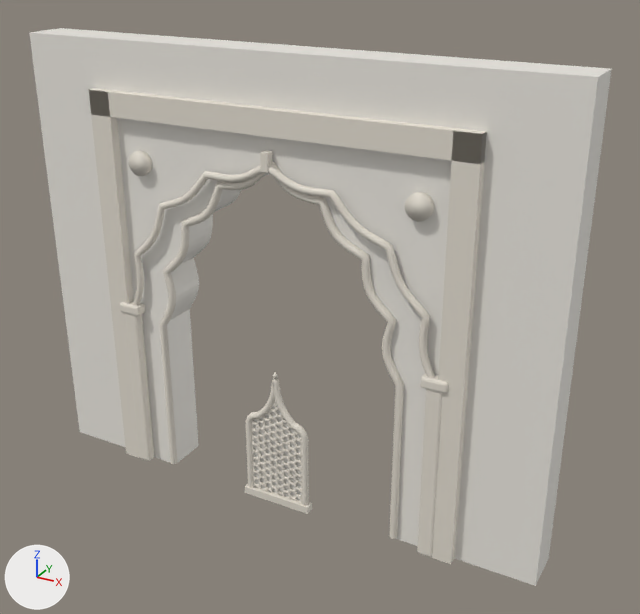
Before and after pictures for a commit that changed the glTF model assets/models/mughal.glb.
Rendered twice from a 50 mm camera at (5.24, -8.36, 7.11) aimed at (0.44, 0.36, 2.76). The lights are fixed; the arrows at lower left show +X, +Y and +Z. The picture after the commit comes second. Where no turn or scale is listed for an object, it has been applied to the vertices. Vertices at exactly the same position are counted once.

In view in the first picture: 'ArcadeArch', 'ArchEdge', 'Glow', 'JaliBars', 'JaliBorder', 'PilL', 'PilR', 'PishtaqL', 'PishtaqR', 'PishtaqTop', 'Slab' and 6 more.
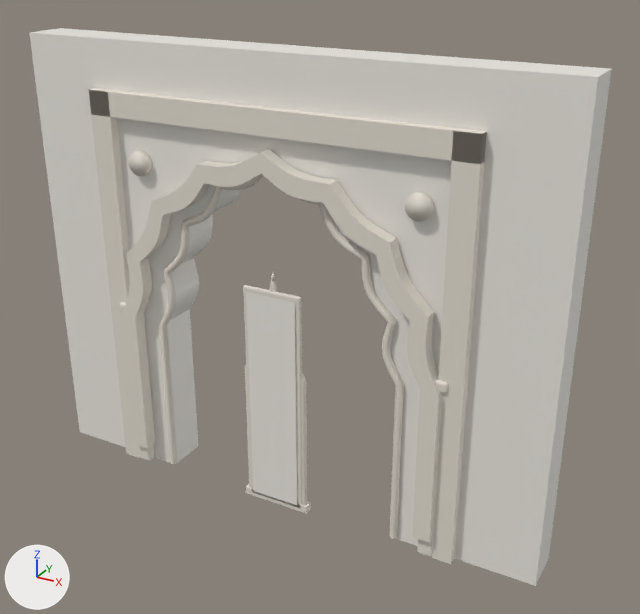
Commit message: geometry: asia-mughal 6->7/10 (cusped-arch surround + tall jali screens + pietra-dura floral panels)

Edits to the bpy script that builds the scene:
```text
Change me_glow:
    used by ob_glow; location = (0.0, 0.0, 0.0)
    remove me_glow.from_pydata(...)  # 62 vertices, 60 faces; spans x -0.4..0.4, y 0.02, z 0.04..1.75
    add me_glow.from_pydata(...)  # 62 vertices, 60 faces; spans x -0.38..0.38, y 0.02, z 0.04..3.08
    me_glow part 1: 62 of 62 vertices moved; they spanned x -0.4..0.4, y 0.02, z 0.04..1.75 and now span x -0.38..0.38, y 0.02, z 0.04..3.08; mean shift (0.0, 0.0, 0.67)
Change me_jalibars:
    used by ob_jalibars; location = (0.0, 0.0, 0.0)
    remove me_jalibars.from_pydata(...)  # 11456 vertices, 20808 faces; spans x -0.395..0.392, y -0.014..0.014, z 0.042..1.538
    add me_jalibars.from_pydata(...)  # 11464 vertices, 20808 faces; spans x -0.37..0.37, y -0.019..0.019, z 0.038..2.606
    me_jalibars part 2: 461 loose pieces with 9876 vertices, spanning x -0.395..0.392, y -0.014..0.014, z 0.042..1.538, are deleted
    me_jalibars part 3: 1404 vertices removed from x -0.387..0.384, y -0.014..0.014, z 0.073..1.215; 10828 vertices added at x -0.37..0.37, y -0.019..0.019, z 0.038..2.606
    other edits to the shape of me_jalibars do not show in these pictures
Change me_jaliborder:
    used by ob_jaliborder; location = (0.0, 0.0, 0.0)
    remove me_jaliborder.from_pydata(...)  # 650 vertices, 1296 faces; spans x -0.46..0.46, y -0.04..0.04, z 0.0..1.87
    add me_jaliborder.from_pydata(...)  # 650 vertices, 1296 faces; spans x -0.44..0.44, y -0.04..0.04, z 0.0..3.2
    me_jaliborder part 4: 650 of 650 vertices moved; they spanned x -0.46..0.46, y -0.04..0.04, z 0.0..1.87 and now span x -0.44..0.44, y -0.04..0.04, z 0.0..3.2; mean shift (0.0, 0.0, 0.88)
Add me_cube_010:
    me_cube_010.from_pydata(...)  # 56 vertices, 108 faces; spans x -0.4..0.4, y -0.06..0.0, z 0.0..3.02
    me_cube_010.materials.append(mat_trimmarble)  # white #e7e1d4
Add me_pietra:
    me_pietra.from_pydata([(-0.34, -0.08, 0.06), (0.34, -0.08, 0.06), (0.34, -0.08, 2.96), (-0.34, -0.08, 2.96)], [], [(0, 1, 2), (0, 2, 3)])
    me_pietra.materials.append(mat_marble)  # white #f0ece5
Add me_cuspband:
    me_cuspband.from_pydata(...)  # 300 vertices, 596 faces; spans x -2.24..2.24, y -0.2..-0.02, z 0.28..4.74
    me_cuspband.materials.append(mat_trimmarble)  # white #e7e1d4
Add ob_sandframe:
    ob_sandframe = bpy.data.objects.new('Sandframe', me_cube_010)
    ob_sandframe.location = (0.0, 0.0, 0.0)
Add ob_pietra:
    ob_pietra = bpy.data.objects.new('Pietra', me_pietra)
    ob_pietra.location = (0.0, 0.0, 0.0)
Add ob_cuspband:
    ob_cuspband = bpy.data.objects.new('CuspBand', me_cuspband)
    ob_cuspband.location = (0.0, 0.0, 0.0)
```

Where the change shows, as pixel boxes (x1, y1, x2, y2) in the pictures (640 x 614 px; the box of a moved part takes in the faces that stretch with it):
'CuspBand', added
    after: (122, 149, 440, 542)
'Pietra', added
    after: (246, 292, 297, 505)
'Sandframe', added
    after: (243, 285, 302, 508)
'JaliBorder', reshaped (77% taller)
    before: (246, 379, 309, 506)
    after: (245, 279, 307, 505)
part 1 of me_glow, moved or reshaped (not visible afterwards)
    before: (253, 404, 301, 501)
part 2 of me_jalibars, deleted
    before: (251, 401, 302, 503)
part 3 of me_jalibars, built on
    before: (251, 418, 302, 500)
'ArcadeArch', unchanged, covered by the edit
    before: (132, 166, 435, 378)
'PilR', unchanged, covered by the edit
    before: (417, 389, 442, 557)
    after: (417, 393, 442, 557)
'PilL', unchanged, covered by the edit
    before: (125, 313, 154, 461)
    after: (138, 445, 154, 461)
